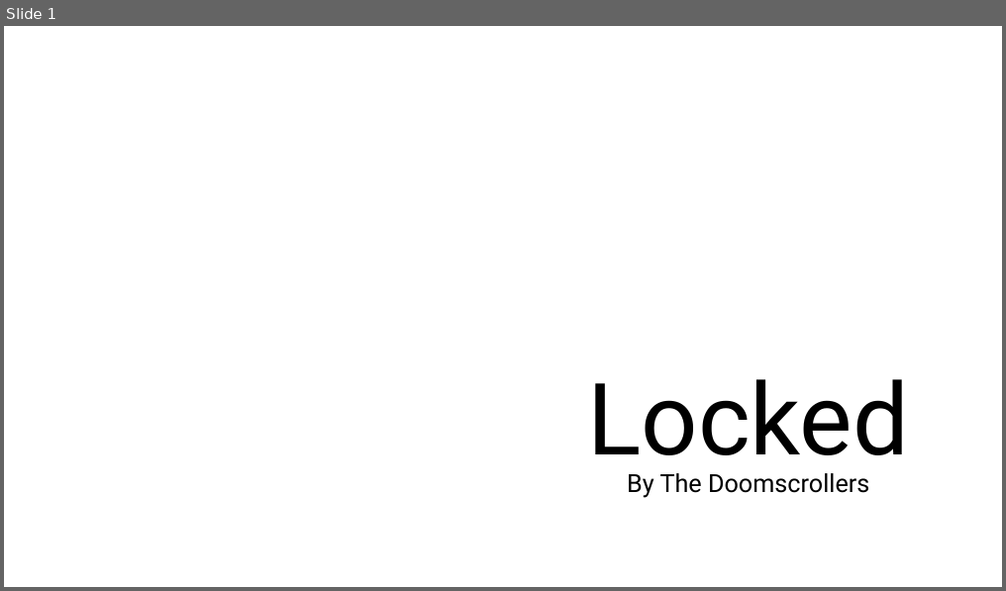
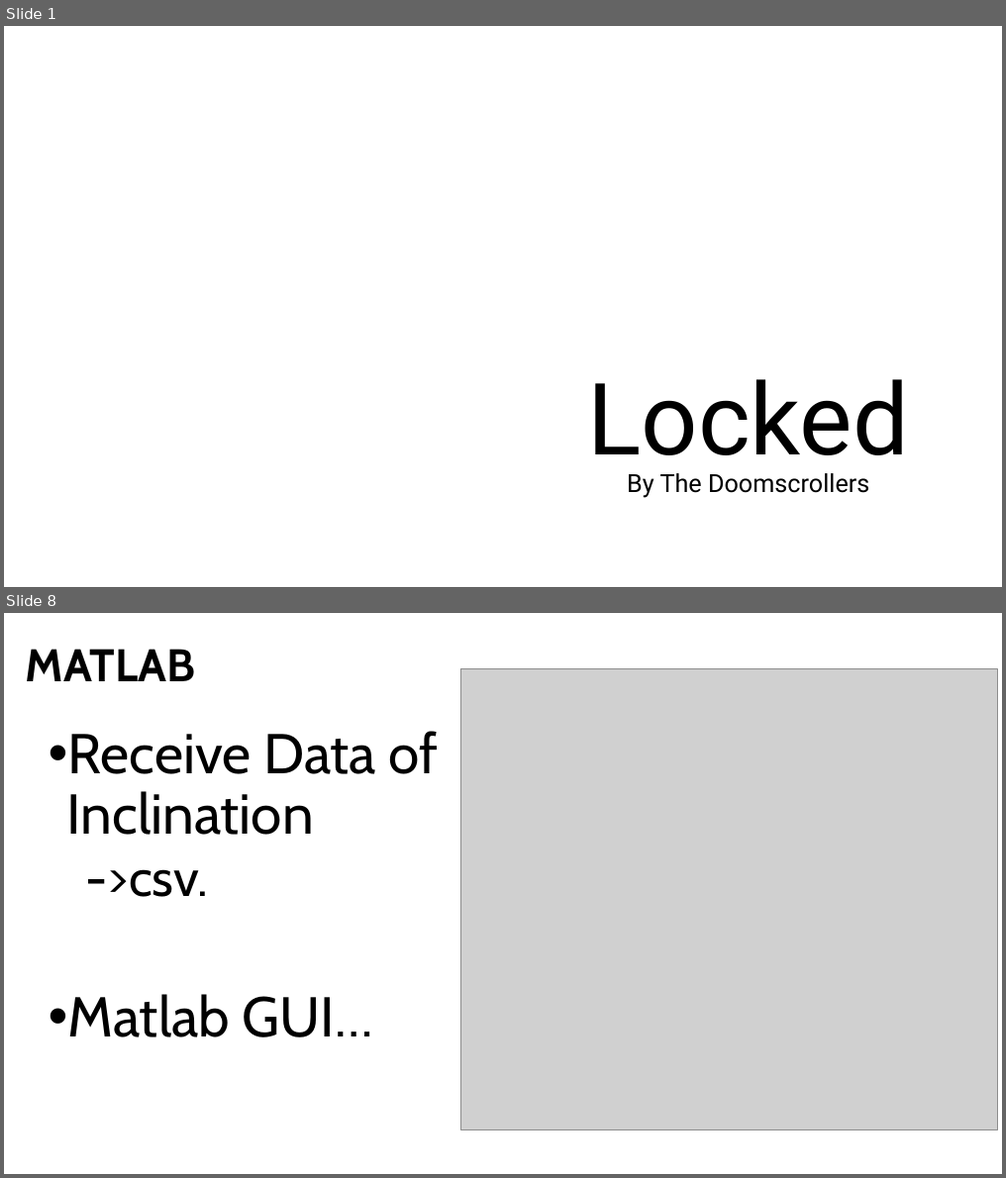
Before and after one commit to steven-szk/DoomScollers, a slide deck: Locked Hackathon.pptx. Shown one above the other, each under a label of ours: slide 1 before the commit, slides 1 and 8 after it; the slides between them are not shown. The pictures are 1006x591 and 1006x1178 pixels, drawn with LibreOffice and Linux fonts; fonts in the diff are those of the drawing; grey boxes stand for pictures; background and template pictures are left out. Boxes give left, top, right and bottom in pixels: in the first picture for what was removed or moved away, otherwise in the second. Text is boxed around its words. In the diff, an @@ line names an element or a change of style, - is before the commit and + after.

```diff
--- a/Locked Hackathon.pptx
+++ b/Locked Hackathon.pptx
@@ slide 8 added at (4, 613, 1002, 1174), background picture (left out) @@
@@ title added at (26, 649, 195, 681), 44 pt, text #000000, bold @@
+MATLAB
@@ picture added at (461, 669, 998, 1131) @@
@@ text added at (67, 731, 439, 1038), 54 pt, text #000000 @@
+• Receive Data of Inclination
+  ->csv.
+• Matlab GUI…
```
Also in this commit, not shown: 4 slides changed, 3 other slides added, 1 slide removed.
